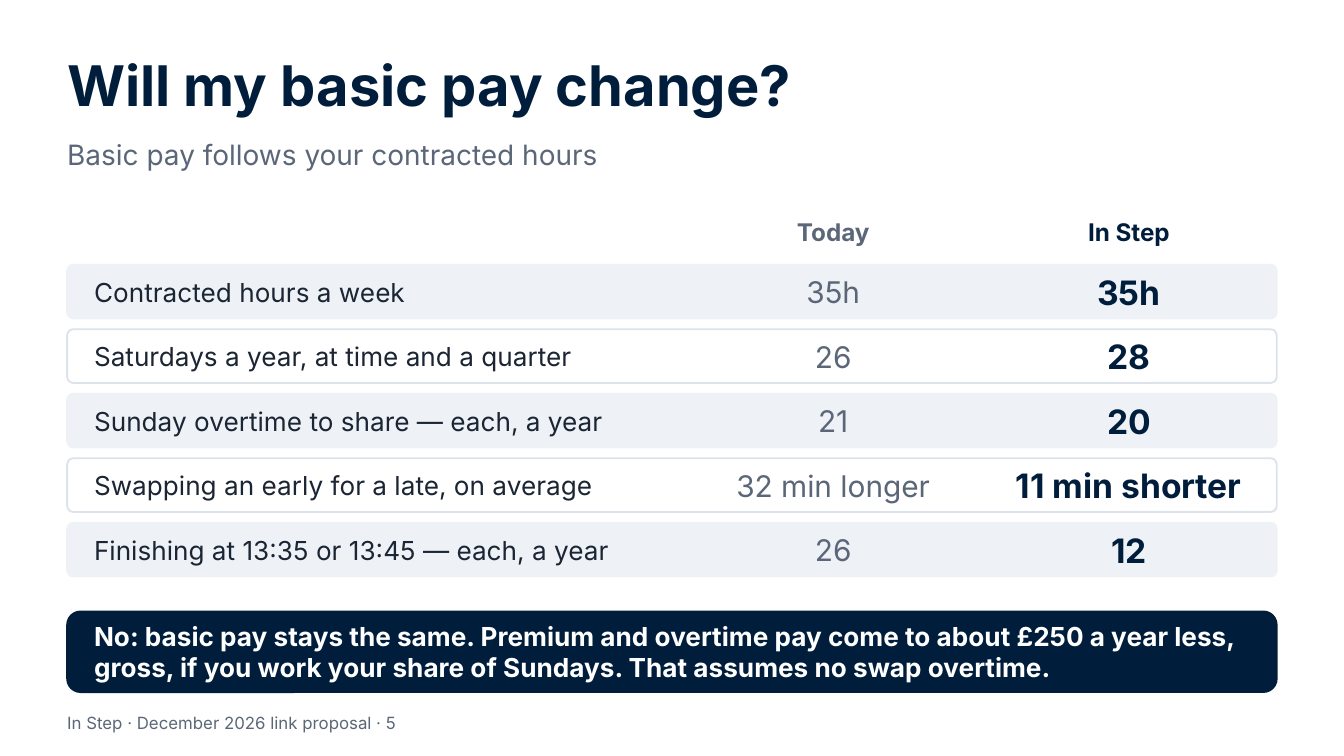
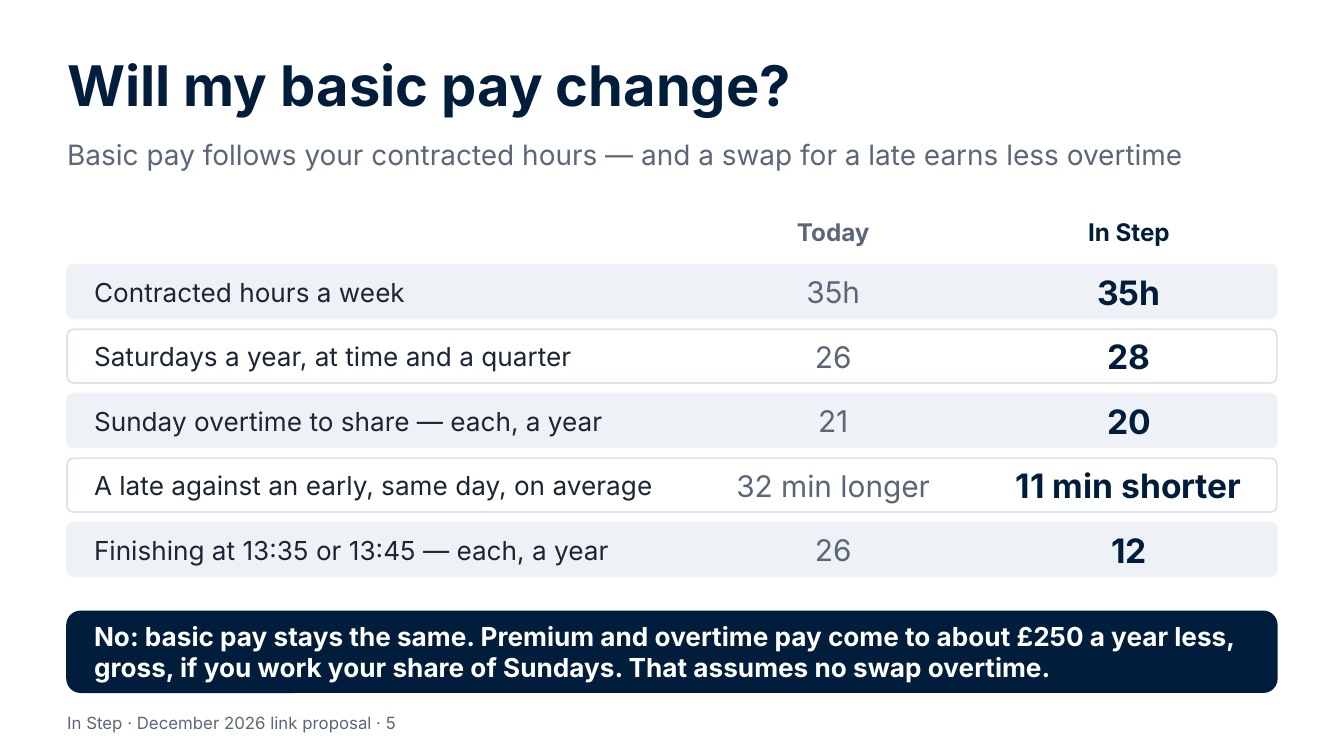
Before and after one commit to Garethdavidmiller/roster-app, a slide deck: slide 5 of docs/links-26/presentations/In-Step-for-colleagues.pptx. Drawn at 1344x756 pixels with LibreOffice and Linux fonts; fonts in the diff are those of the drawing. Boxes give left, top, right and bottom in pixels: in the first picture for what was removed or moved away, otherwise in the second. Text is boxed around its words. In the diff, an @@ line names an element or a change of style, - is before the commit and + after.

```diff
--- a/docs/links-26/presentations/In-Step-for-colleagues.pptx
+++ b/docs/links-26/presentations/In-Step-for-colleagues.pptx
@@ text at (67, 143, 1182, 171): text changed @@
-Basic pay follows your contracted hours
+Basic pay follows your contracted hours — and a swap for a late earns less overtime
@@ text at (94, 475, 653, 501): text changed @@
-Swapping an early for a late, on average
+A late against an early, same day, on average
```
Also in this commit, not shown: 19 other files.
